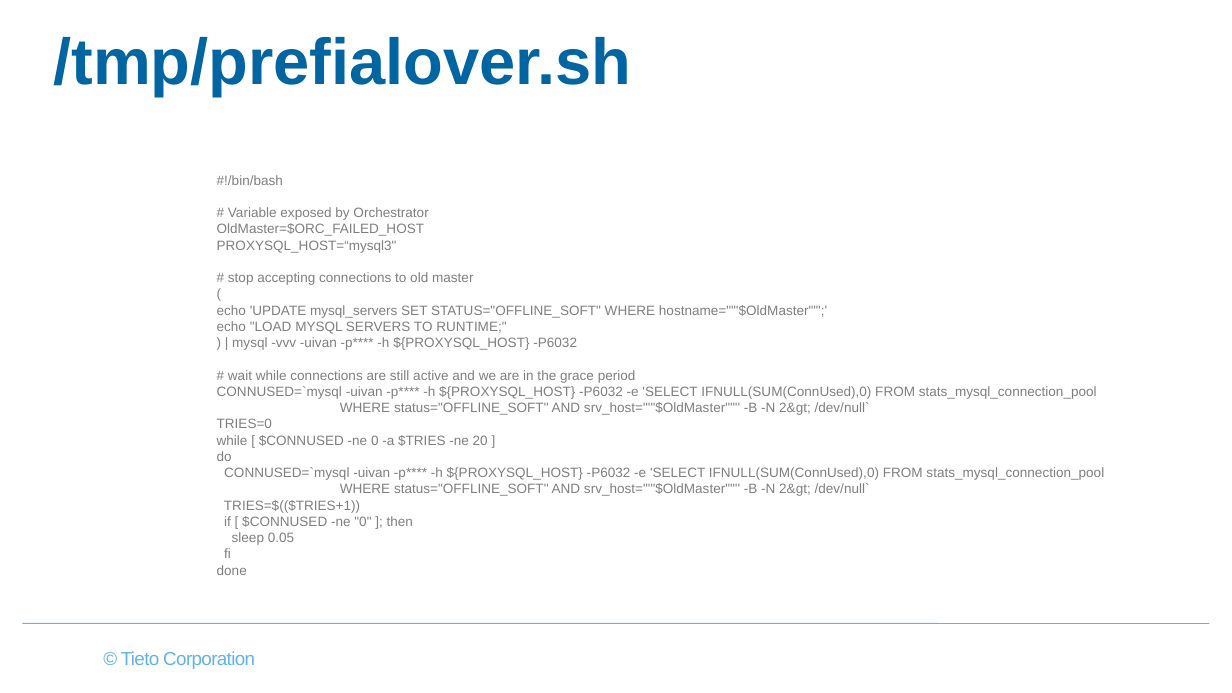
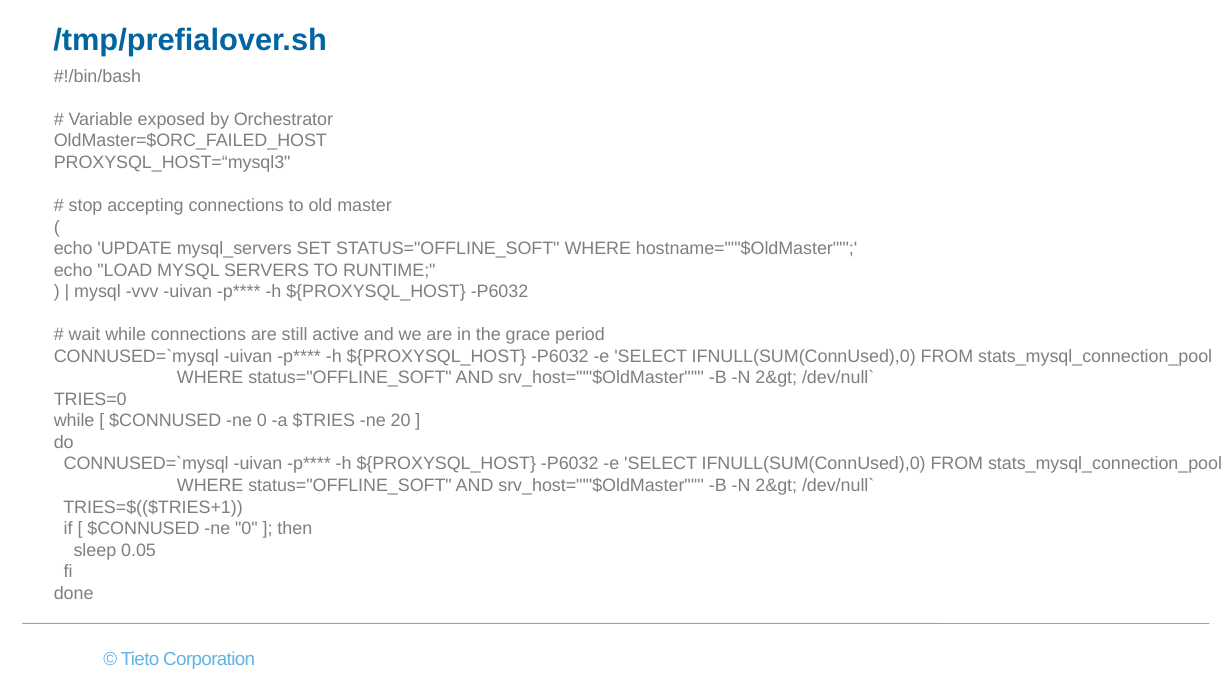
Before and after one commit to virh/case-study, a slide deck: slide 31 of vitess/MySQL Index & Orchestrator.pptx. Drawn at 1232x693 pixels with LibreOffice and Linux fonts; fonts in the diff are those of the drawing; background and template pictures are left out. Boxes give left, top, right and bottom in pixels: in the first picture for what was removed or moved away, otherwise in the second. Text is boxed around its words. In the diff, an @@ line names an element or a change of style, - is before the commit and + after.

```diff
--- a/vitess/MySQL Index & Orchestrator.pptx
+++ b/vitess/MySQL Index & Orchestrator.pptx
@@ title "/tmp/prefialover.sh" at bbox=[53, 27, 327, 55]: size 38 to 18 pt @@
@@ text "#!/bin/bash": place and size @@
-text "#!/bin/bash" at bbox=[217, 175, 1104, 575]
+text "#!/bin/bash" at bbox=[54, 69, 1222, 599]
@@ text "#!/bin/bash" at bbox=[54, 69, 1222, 599]: size 7.9 to 10.5 pt @@
```
Also in this commit, not shown: 28 other slides changed, 1 slide added, 1 slide removed.
